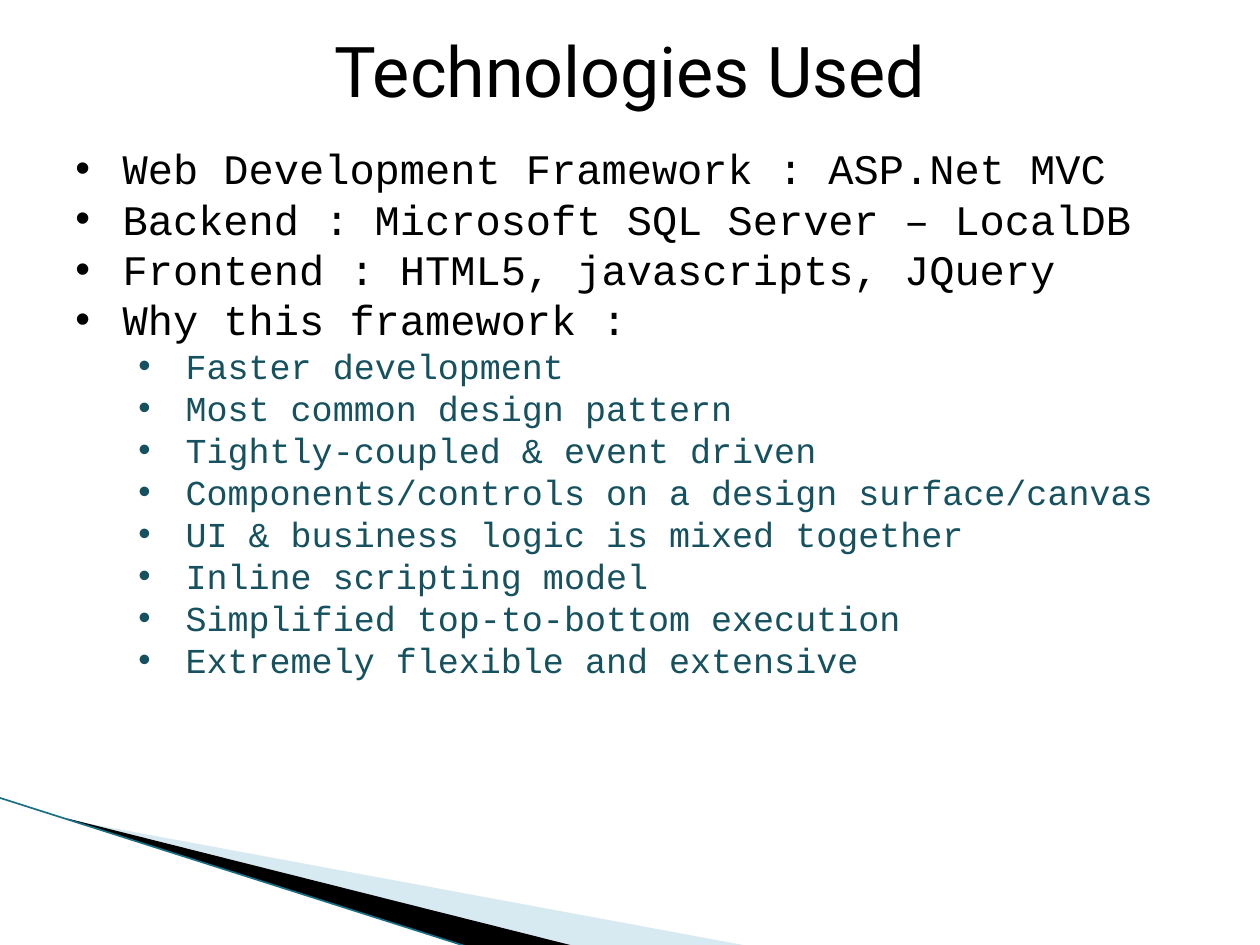
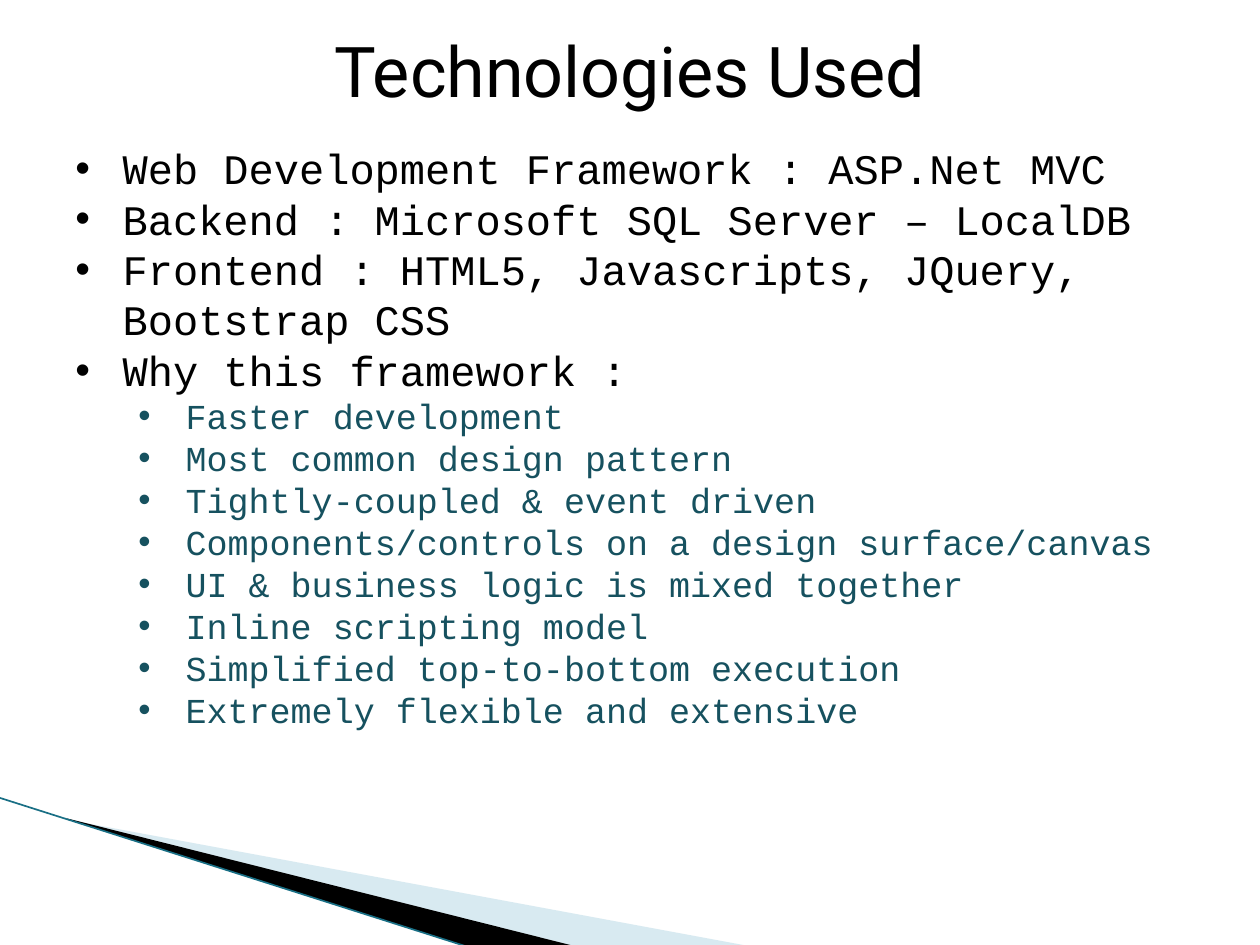
Before and after one commit to nalininallamalli/NSPACKS_PROJECT_MGMT, a slide deck: slide 3 of Project Management App.pptx. Drawn at 1260x945 pixels with LibreOffice and Linux fonts; fonts in the diff are those of the drawing; background and template pictures are left out. Boxes give left, top, right and bottom in pixels: in the first picture for what was removed or moved away, otherwise in the second. Text is boxed around its words. In the diff, an @@ line names an element or a change of style, - is before the commit and + after.

```diff
--- a/Project Management App.pptx
+++ b/Project Management App.pptx
@@ text at box(123, 255, 1080, 344): text changed @@
-• Frontend : HTML5, javascripts, JQuery
+• Frontend : HTML5, Javascripts, JQuery, Bootstrap CSS
```
Also in this commit, not shown: 4 other slides changed, 2 slides added.
